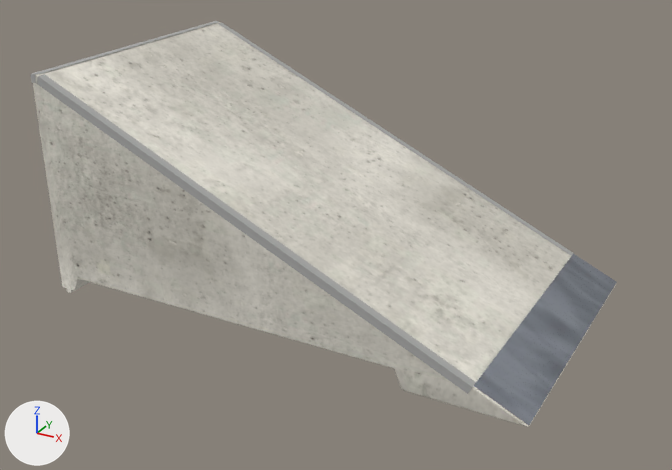
Before and after pictures for a commit that changed the glTF model public/katalog/modelle/bank-98.gltf.
Both versions are drawn from a 50 mm lens placed at (1.76, -3.24, 1.86), pointed at (0.0, -0.04, 0.27). Arrows for +X, +Y and +Z are at lower left; the lights stay in place. The picture after the commit comes second.

The scene before the commit, as lines of its bpy script (objects in view):
```python
ob_sk0128_bank__98_001 = bpy.data.objects.new('SK0128_Bank_-98.001', me_sk0128_bank__98_001)
ob_sk0128_bank__98_001.location = (0.0, 0.0, 0.0)
```
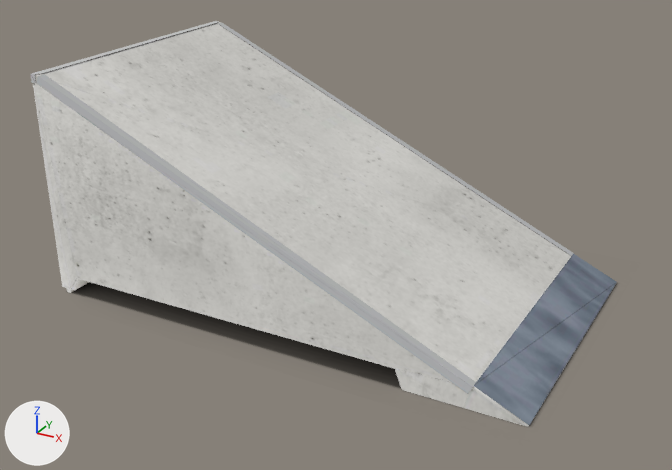
Changed parts and their boxes (x1, y1, x2, y2) in the pictures (672 x 470 px):
'Schatten', added
    after: (71, 282, 617, 426)

Edits to the bpy script that builds the scene:
```text
Add img_bank_98_licht:
    img_bank_98_licht = load_image('bank-98_licht', 'texturen/bank-98_licht.jpg', 2048, 2048, 'sRGB')
Add img_bank_98_schatten:
    img_bank_98_schatten = load_image('bank-98_schatten', 'texturen/bank-98_schatten.png', 276, 205, 'sRGB')
Change mat_beton_web_027:
    remove # nodes: BsdfPrincipled, NormalMap, OutputMaterial, TexImage x2, UVMap x2
    remove # uses the picture img_bank_98_farbe
    remove # uses the picture img_bank_98_normal
    nodes: BsdfTransparent, Emission, LightPath, MixShader, OutputMaterial, TexImage, UVMap
    uses the picture img_bank_98_licht
Change mat_kantenwinkel_web_016:
    remove # nodes: BsdfPrincipled, NormalMap, OutputMaterial, TexImage x2, UVMap x2
    remove # uses the picture img_bank_98_farbe
    remove # uses the picture img_bank_98_normal
    nodes: BsdfTransparent, Emission, LightPath, MixShader, OutputMaterial, TexImage, UVMap
    uses the picture img_bank_98_licht
Add mat_schatten_025:
    mat_schatten_025 = bpy.data.materials.new('Schatten.025')
    # uses the picture img_bank_98_schatten
Add me_schatten:
    me_schatten.from_pydata(...)  # 4 vertices, 2 faces; spans x -1.07..1.11, y -0.73..0.88, z 0.0
    me_schatten.materials.append(mat_schatten_025)
Add ob_schatten:
    ob_schatten = bpy.data.objects.new('Schatten', me_schatten)
    ob_schatten.location = (0.0, 0.0, 0.0)
```
